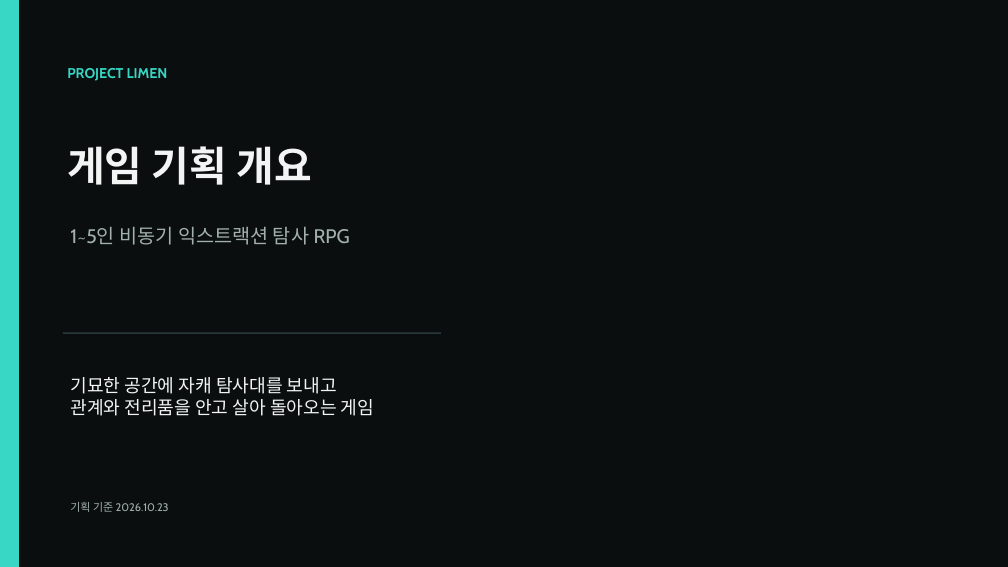
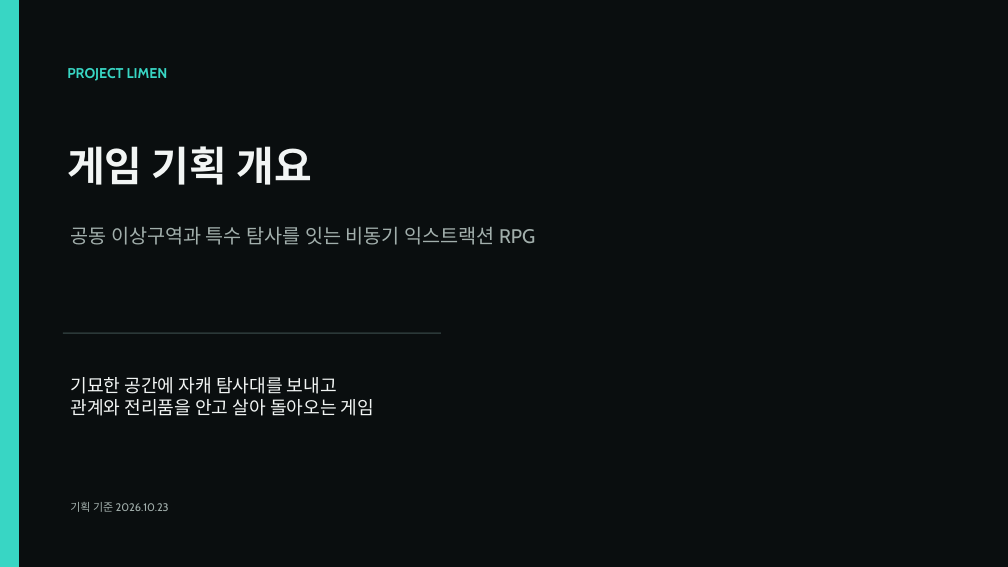
Before and after one commit to dt7070573/PROJECTLIMEN, a slide deck: slide 1 of PROJECT_LIMEN_GAME_DESIGN.pptx. Drawn at 1008x567 pixels with LibreOffice and Linux fonts; fonts in the diff are those of the drawing. Boxes give left, top, right and bottom in pixels: in the first picture for what was removed or moved away, otherwise in the second. Text is boxed around its words. In the diff, an @@ line names an element or a change of style, - is before the commit and + after.

```diff
--- a/PROJECT_LIMEN_GAME_DESIGN.pptx
+++ b/PROJECT_LIMEN_GAME_DESIGN.pptx
@@ text at (70, 227, 535, 245): text changed @@
-1~5인 비동기 익스트랙션 탐사 RPG
+공동 이상구역과 특수 탐사를 잇는 비동기 익스트랙션 RPG
```
Also in this commit, not shown: 13 other slides changed, 2 slides added, 1 slide removed, 1 other file.
